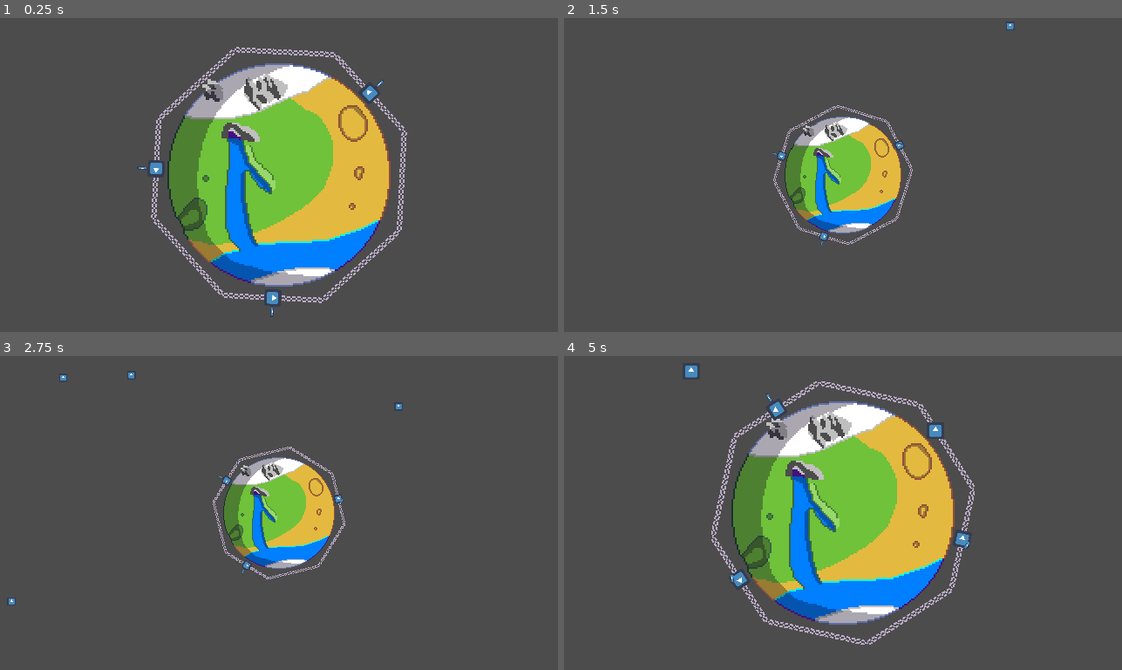
Above: before the commit, frames 1-4 (two rows, left to right).
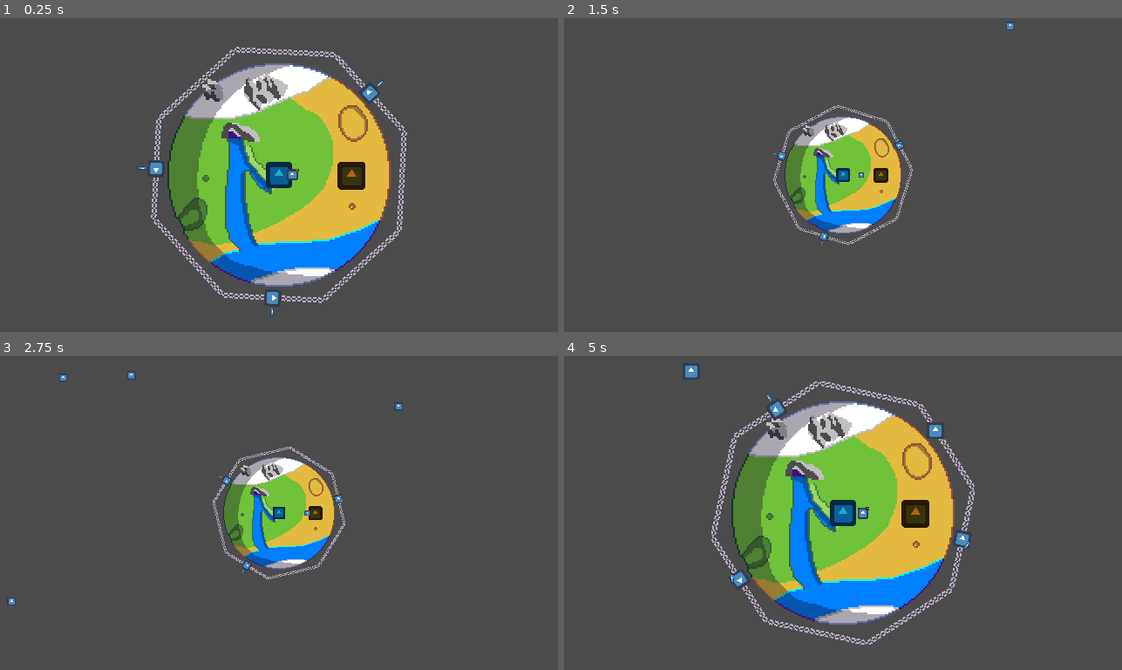
Above: after the commit, the same moments.

Repository: IgnacioMGarrido/BTP-GameJam
Game: Godot game, scene res://Scenes/MainScene.tscn
The game is run twice, just before and just after one commit, with the same random seed, the same clock (stepped at 60 frames per second) and the same inputs. The engine's default icon, where the game draws it, is replaced by a stand-in: a white triangle on a blue panel in a dark square.
Inputs (mouse positions are in pixels of both pictures, inside the frame that each line leads up to):
- Up to frame 1 (0.25 s): no input
- Up to frame 2 (1.5 s): tap Enter (ui_accept) at 0.5, 0.77 s; move the mouse to (854, 52) at 0.52 s; tap Z (zoom) at 0.6, 1.35 s; click (854, 52) at 0.67 s; move the mouse to (893, 143) at 1.27 s; click (893, 143) at 1.42 s
- Up to frame 3 (2.75 s): tap Enter (ui_accept) at 1.52 s; move the mouse to (390, 560) at 2.02 s; tap Z (zoom) at 2.1 s; click (390, 560) at 2.17 s
- Up to frame 4 (5 s): move the mouse to (859, 572) at 2.77 s; tap Z (zoom) at 2.85, 3.6, 4.35 s; click (859, 572) at 2.92 s; tap Enter (ui_accept) at 3.02, 3.77, 4.52 s; move the mouse to (764, 607) at 3.52 s; click (764, 607) at 3.67 s; move the mouse to (781, 509) at 4.27 s; click (781, 509) at 4.42 s

The runs differ from the first frame. In frame 1, 0.9% of the frame differs, in the area x 47-66%, y 45-55%; in frame 2, 0.2%; in frame 3, 0.2%; in frame 4, 0.9%.

Commit message:
Basic Resource Management Added

Diff:
--- /dev/null
+++ b/BTP-Game/Managers/ResourceManager.gd
@@ -0,0 +1,7 @@
+extends Node2D
+
+var current_minerals = 0
+
+func _on_minion_mineral_delivered(var mineral_value):
+	current_minerals += mineral_value
+	print(current_minerals)
--- a/BTP-Game/Scenes/Planets/Planet.tscn
+++ b/BTP-Game/Scenes/Planets/Planet.tscn
@@ -1,9 +1,10 @@
-[gd_scene load_steps=6 format=2]
+[gd_scene load_steps=7 format=2]
 
 [ext_resource path="res://Sprites/MainPlanet.png" type="Texture" id=1]
 [ext_resource path="res://Scripts/DefenseSpots.gd" type="Script" id=2]
 [ext_resource path="res://Scenes/Planets/Defenses/DefenseSpot.tscn" type="PackedScene" id=3]
 [ext_resource path="res://Scenes/Planets/Defenses/Turret.tscn" type="PackedScene" id=4]
+[ext_resource path="res://Scenes/ResourceManagement.tscn" type="PackedScene" id=5]
 
 [sub_resource type="CircleShape2D" id=1]
 radius = 65.0
@@ -17,12 +18,14 @@
 shape = SubResource( 1 )
 
 [node name="DefenseSpots" type="Node2D" parent="."]
+editor/display_folded = true
 script = ExtResource( 2 )
 
 [node name="DefenseSpot1" parent="DefenseSpots" instance=ExtResource( 3 )]
 position = Vector2( 0, -70.5 )
 
 [node name="DefenseSpot2" parent="DefenseSpots" instance=ExtResource( 3 )]
+editor/display_folded = true
 position = Vector2( 49.5, -49.5 )
 rotation = 0.785398
 
@@ -38,6 +41,7 @@
 rotation = 2.35619
 
 [node name="DefenseSpot5" parent="DefenseSpots" instance=ExtResource( 3 )]
+editor/display_folded = true
 position = Vector2( 0, 70.5 )
 rotation = 3.14159
 
@@ -58,3 +62,5 @@
 [node name="DefenseSpot8" parent="DefenseSpots" instance=ExtResource( 3 )]
 position = Vector2( -49.5, -49.5 )
 rotation = 5.49779
+
+[node name="ResourceManagement" parent="." instance=ExtResource( 5 )]
--- /dev/null
+++ b/BTP-Game/Scenes/ResourceManagement.tscn
@@ -0,0 +1,52 @@
+[gd_scene load_steps=6 format=2]
+
+[ext_resource path="res://Managers/ResourceManager.gd" type="Script" id=1]
+[ext_resource path="res://icon.png" type="Texture" id=2]
+[ext_resource path="res://Scenes/minions/minion.tscn" type="PackedScene" id=3]
+
+[sub_resource type="RectangleShape2D" id=1]
+extents = Vector2( 5.82513, 6.04063 )
+
+[sub_resource type="RectangleShape2D" id=2]
+extents = Vector2( 6.7247, 6.68319 )
+
+[node name="ResourceManagement" type="Node2D"]
+script = ExtResource( 1 )
+
+[node name="HeadQuarter" type="Area2D" parent="."]
+editor/display_folded = true
+collision_mask = 2
+__meta__ = {
+"_edit_group_": true
+}
+
+[node name="HQSprite" type="Sprite" parent="HeadQuarter"]
+self_modulate = Color( 0.12549, 0.682353, 0.811765, 1 )
+scale = Vector2( 0.232404, 0.232404 )
+texture = ExtResource( 2 )
+
+[node name="CollisionShape2D" type="CollisionShape2D" parent="HeadQuarter"]
+shape = SubResource( 1 )
+
+[node name="Mine" type="Area2D" parent="."]
+editor/display_folded = true
+position = Vector2( 41.6378, 0.385536 )
+collision_mask = 2
+__meta__ = {
+"_edit_group_": true
+}
+
+[node name="MineSprite" type="Sprite" parent="Mine"]
+self_modulate = Color( 0.737255, 0.380392, 0.0627451, 1 )
+scale = Vector2( 0.246815, 0.246815 )
+texture = ExtResource( 2 )
+
+[node name="CollisionShape2D" type="CollisionShape2D" parent="Mine"]
+shape = SubResource( 2 )
+
+[node name="minion" parent="." instance=ExtResource( 3 )]
+position = Vector2( 9.76689, -0.12851 )
+
+[connection signal="body_shape_entered" from="HeadQuarter" to="minion" method="_on_HeadQuarter_body_shape_entered"]
+[connection signal="body_shape_entered" from="Mine" to="minion" method="_on_Mine_body_shape_entered"]
+[connection signal="mineral_delivered" from="minion" to="." method="_on_minion_mineral_delivered"]
--- /dev/null
+++ b/BTP-Game/Scenes/minions/minion.tscn
@@ -0,0 +1,27 @@
+[gd_scene load_steps=4 format=2]
+
+[ext_resource path="res://Scripts/minion.gd" type="Script" id=1]
+[ext_resource path="res://icon.png" type="Texture" id=2]
+
+[sub_resource type="CapsuleShape2D" id=1]
+radius = 1.95816
+height = 1.54699
+
+[node name="Minion" type="KinematicBody2D"]
+collision_layer = 2
+collision_mask = 0
+script = ExtResource( 1 )
+
+[node name="Sprite" type="Sprite" parent="."]
+scale = Vector2( 0.0988761, 0.0988761 )
+texture = ExtResource( 2 )
+
+[node name="mineral_sprite" type="Sprite" parent="Sprite"]
+visible = false
+self_modulate = Color( 0.882353, 0.643137, 0.184314, 1 )
+position = Vector2( 27.4431, -26.9396 )
+scale = Vector2( 0.303285, 0.303285 )
+texture = ExtResource( 2 )
+
+[node name="CollisionShape2D" type="CollisionShape2D" parent="."]
+shape = SubResource( 1 )
--- /dev/null
+++ b/BTP-Game/Scripts/minion.gd
@@ -0,0 +1,41 @@
+extends KinematicBody2D
+
+class_name Minion
+
+signal mineral_delivered
+
+onready var head_quarter = get_node("/root/MainScene/Planet/ResourceManagement/HeadQuarter").global_position
+onready var mine = get_node("/root/MainScene/Planet/ResourceManagement/Mine").global_position
+onready var mineral_sprite = $Sprite/mineral_sprite
+
+
+var direction : Vector2
+var velocity : Vector2
+var destination : Vector2
+var speed = 10
+
+var mineral_value = 10
+func _ready():
+	mineral_sprite.visible = false
+	destination = mine
+	print(head_quarter)
+	print(mine)
+
+func _physics_process(delta):
+	direction = (destination - global_position).normalized()
+	velocity = Vector2(speed, speed) * direction
+	var collision = move_and_collide(velocity * delta)
+#	pass
+
+func _on_Mine_body_shape_entered(body_id, body, body_shape, area_shape):
+	print('Mine Entered')
+	destination = head_quarter
+	mineral_sprite.visible = true
+
+
+
+func _on_HeadQuarter_body_shape_entered(body_id, body, body_shape, area_shape):
+	print('HQ Entered')
+	destination = mine
+	emit_signal("mineral_delivered",mineral_value)
+	mineral_sprite.visible = false
--- a/BTP-Game/project.godot
+++ b/BTP-Game/project.godot
@@ -15,6 +15,11 @@
 "path": "res://Scripts/Bullet.gd"
 }, {
 "base": "KinematicBody2D",
+"class": "Minion",
+"language": "GDScript",
+"path": "res://Scripts/minion.gd"
+}, {
+"base": "KinematicBody2D",
 "class": "Mob",
 "language": "GDScript",
 "path": "res://Scripts/Mob.gd"
@@ -26,6 +31,7 @@
 } ]
 _global_script_class_icons={
 "Bullet": "",
+"Minion": "",
 "Mob": "",
 "Turret": ""
 }
